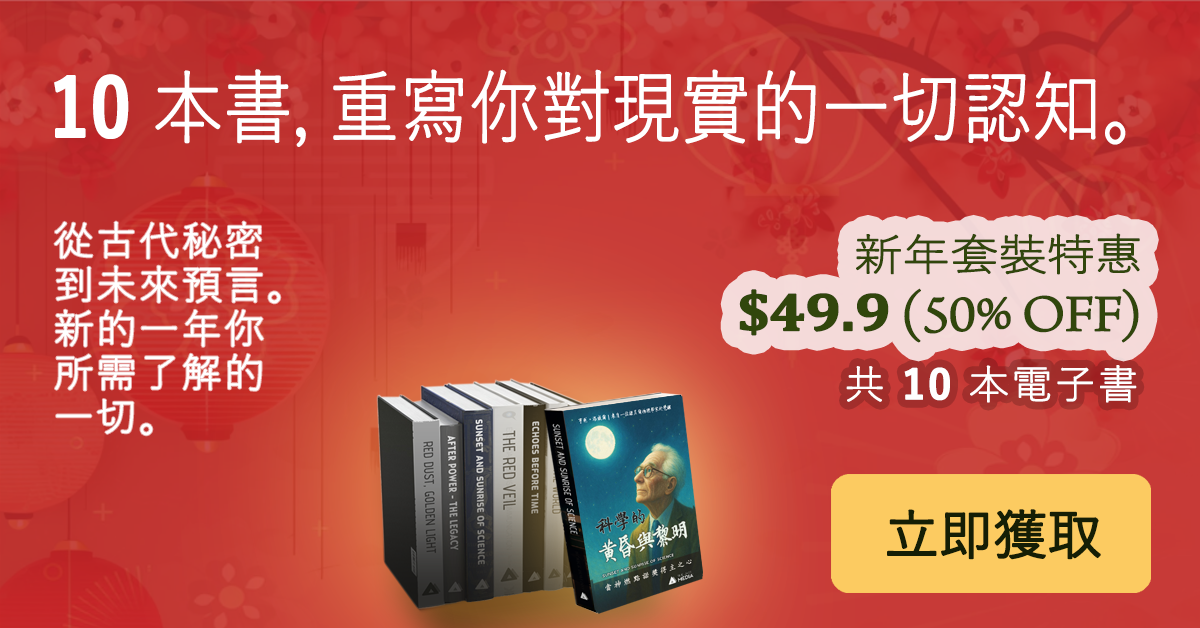
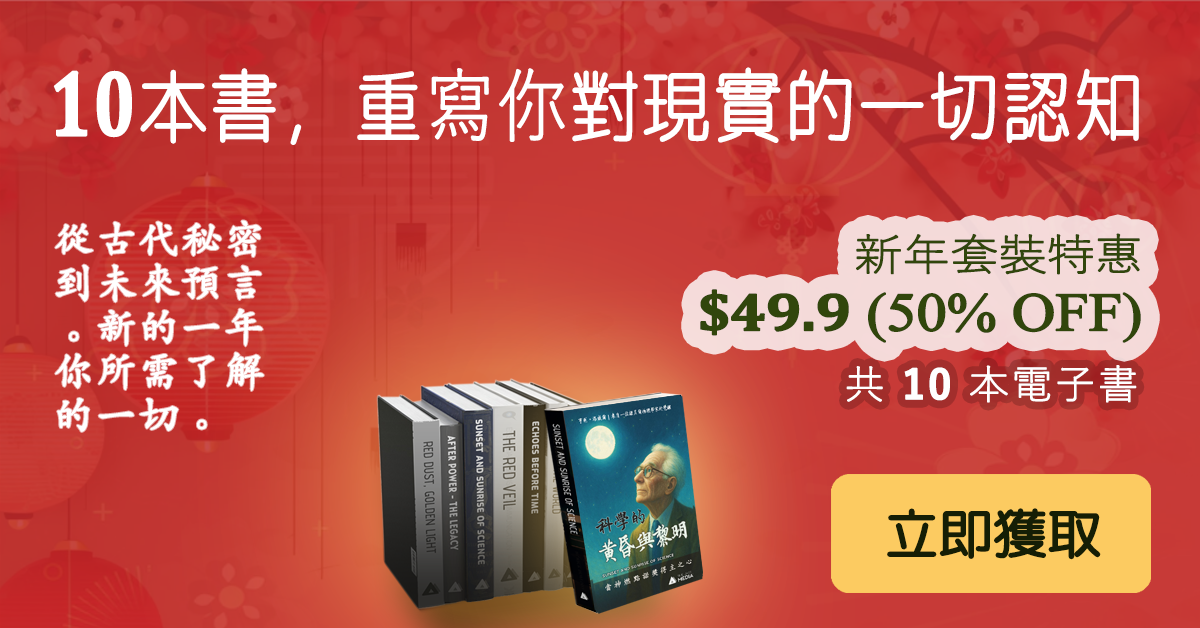
Comparing the layer stacks of the two 1200x628 images. Changes:
renamed "10 本書，重寫你對現實的一切認知。" to "10本書，重寫你對現實的一切認知", painted on it over (53, 67, 1139, 147)
painted on "Ancient history, secret politics, and the" over (54, 220, 281, 436)
painted on "ONLY $49.90" over (700, 288, 1141, 343)
painted on "立即獲取" over (887, 508, 1101, 560)